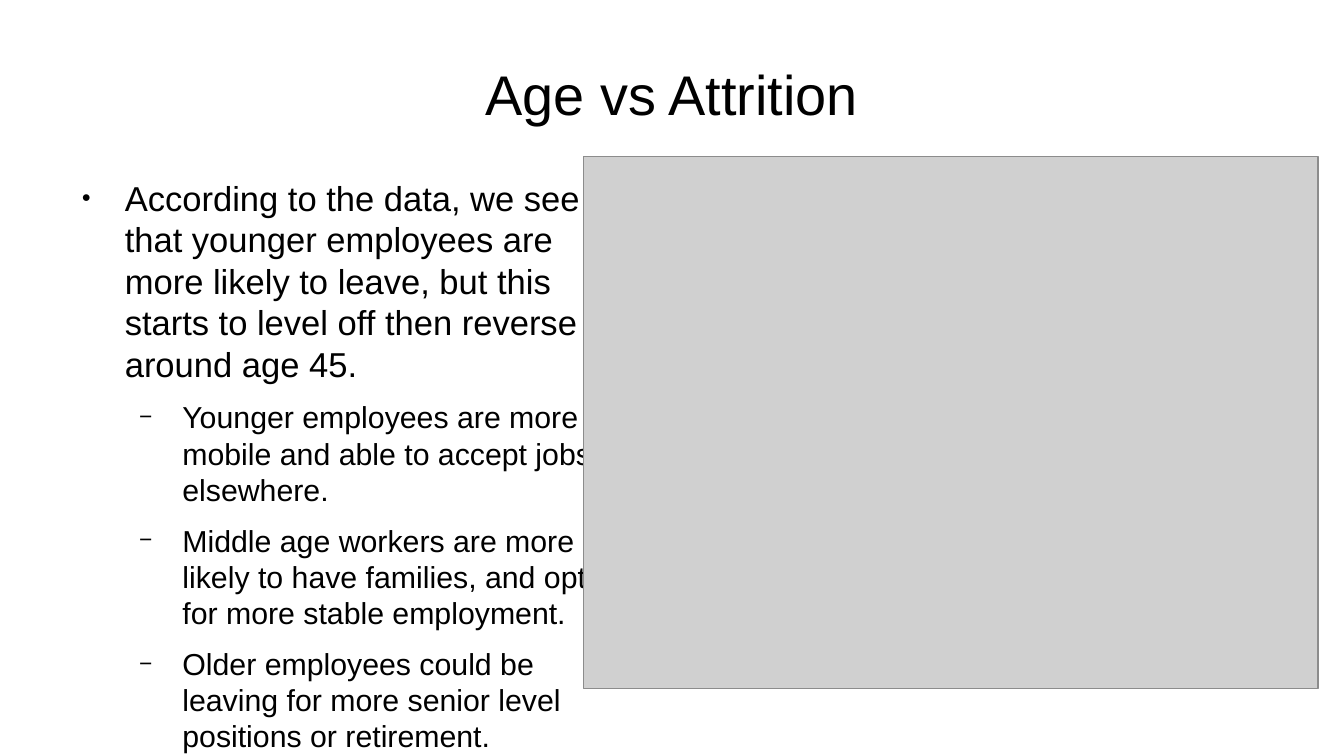
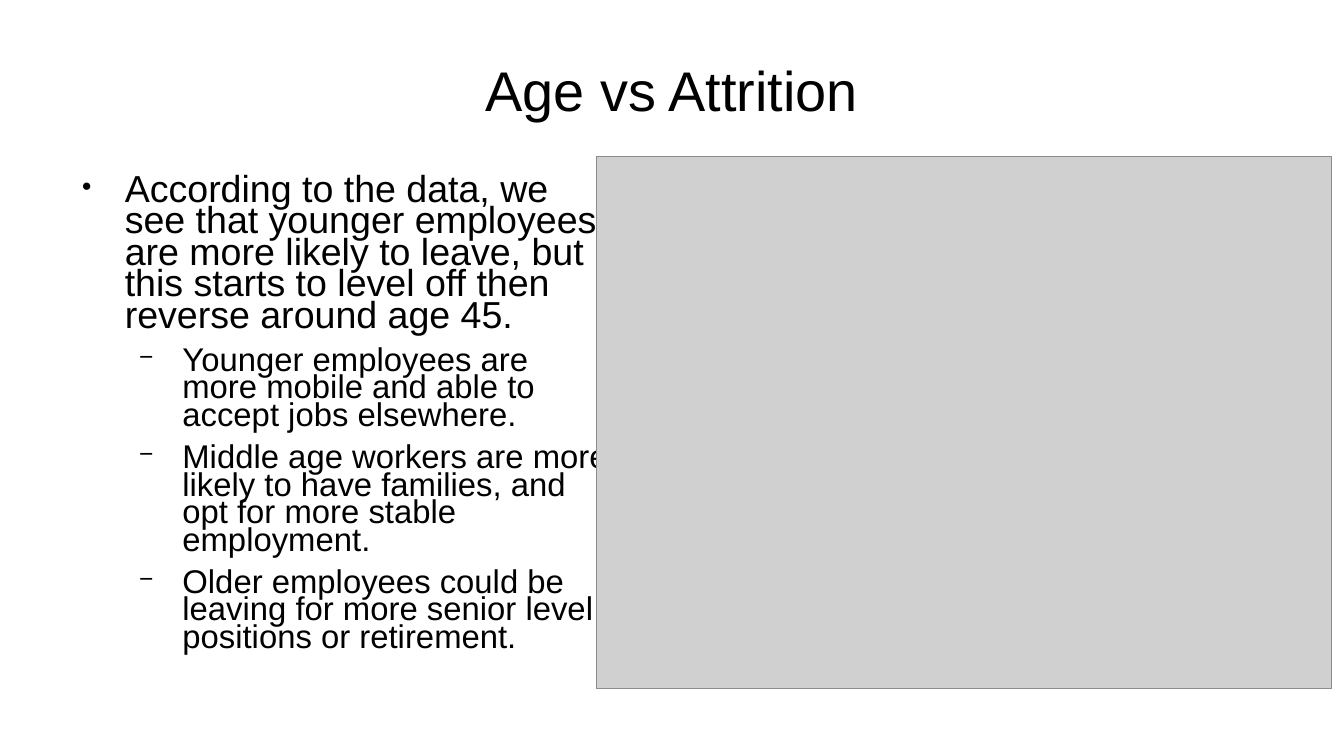
Before and after one commit to sbowler/project-one, a slide deck: slide 8 of presentations/project2_presentation.pptx. Drawn at 1344x756 pixels with LibreOffice and Linux fonts; fonts in the diff are those of the drawing; grey boxes stand for pictures; background and template pictures are left out. Boxes give left, top, right and bottom in pixels: in the first picture for what was removed or moved away, otherwise in the second. Text is boxed around its words. In the diff, an @@ line names an element or a change of style, - is before the commit and + after.

```diff
--- a/presentations/project2_presentation.pptx
+++ b/presentations/project2_presentation.pptx
@@ title "Age vs Attrition" at (486, 70, 858, 121): line spacing 1 to 0.9 @@
@@ text "According to the data, we ..." at (125, 174, 608, 655): size 20.4 to 22.2 pt in "According to the data, we see that ..."; size 17.9 to 19.4 pt in "Younger employees are more mobile and able ...", "Middle age workers are more likely to ...", "Older employees could be leaving for more ..."; line spacing 1 to 0.7 @@
@@ picture: place and size @@
-picture at (584, 156, 1320, 688)
+picture at (598, 156, 1333, 688)
```
Also in this commit, not shown: 14 other slides changed, 1 slide added, 1 slide removed, 2 other files.
